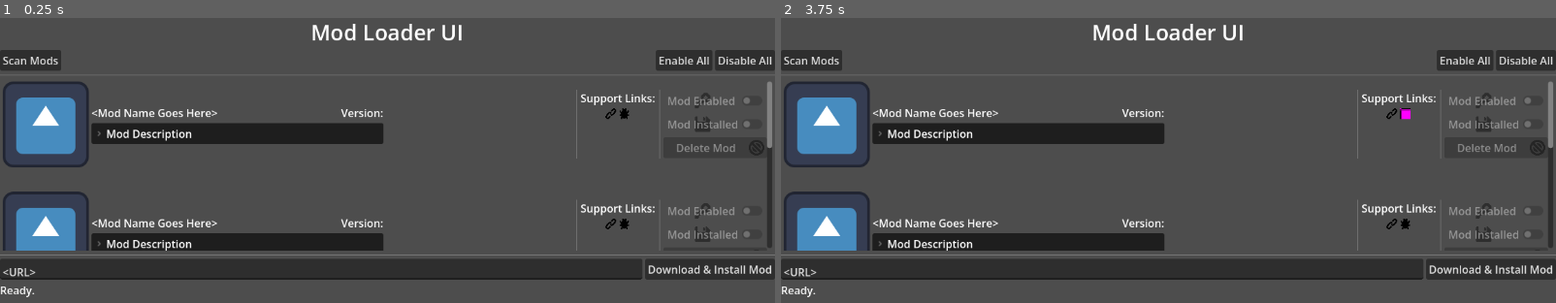
Above: before the commit, frames 1-2 (left to right).
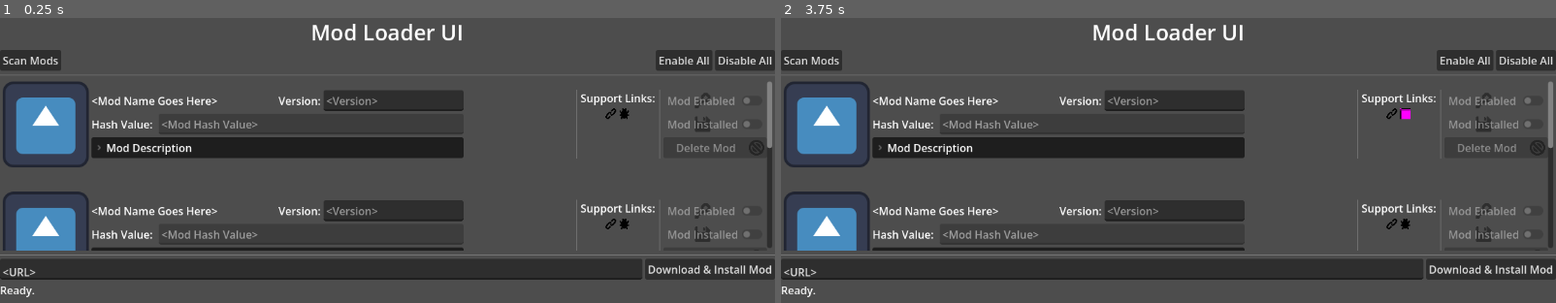
Above: after the commit, the same moments.

Repository: ScorpionInc/Godot-Mod-Loader
Game: Godot game, scene res://ModLoader/ModUI.tscn
Same seed, same stepped clock (60 frames per second), same inputs: the game is played once before the commit and once after it. The engine's default icon, where the game draws it, is replaced by a stand-in: a white triangle on a blue panel in a dark square.
Inputs (mouse positions are in pixels of both pictures, inside the frame that each line leads up to):
- Up to frame 1 (0.25 s): no input
- Up to frame 2 (3.75 s): click "Scan Mods" at 0.5 s; click "Enable All" at 1.25 s; click "Disable All" at 2 s; click (1393, 114) at 2.77 s; click (1408, 114) at 3.52 s

The runs differ from the first frame. In frame 1, 10% of the frame differs, in the area x 11-60%, y 25-82%; in frame 2, 10%.

Commit message:
Update ModUIPanel.tscn
Adds version and hash line edit fields

Diff:
--- a/ModLoader/ModUIPanel.tscn
+++ b/ModLoader/ModUIPanel.tscn
@@ -96,7 +96,7 @@
 offset_bottom = 128.0
 grow_horizontal = 2
 
-[node name="ContentsContainer" type="HBoxContainer" parent="MarginContainer" unique_id=1944658933]
+[node name="ContentsContainer" type="HFlowContainer" parent="MarginContainer" unique_id=950641170]
 layout_mode = 2
 
 [node name="IDHBoxContainer" type="HBoxContainer" parent="MarginContainer/ContentsContainer" unique_id=269972672]
@@ -129,9 +129,27 @@
 size_flags_horizontal = 3
 alignment = 2
 
-[node name="Label" type="Label" parent="MarginContainer/ContentsContainer/IDHBoxContainer/TextVBoxContainer/HBoxContainer/HFlowContainer" unique_id=3251003]
+[node name="VersionLabel" type="Label" parent="MarginContainer/ContentsContainer/IDHBoxContainer/TextVBoxContainer/HBoxContainer/HFlowContainer" unique_id=3251003]
 layout_mode = 2
 text = "Version:"
+
+[node name="VersionLineEdit" type="LineEdit" parent="MarginContainer/ContentsContainer/IDHBoxContainer/TextVBoxContainer/HBoxContainer/HFlowContainer" unique_id=1669227234]
+layout_mode = 2
+size_flags_horizontal = 3
+placeholder_text = "<Version>"
+
+[node name="HFlowContainer" type="HFlowContainer" parent="MarginContainer/ContentsContainer/IDHBoxContainer/TextVBoxContainer" unique_id=55100123]
+layout_mode = 2
+
+[node name="HashLabel" type="Label" parent="MarginContainer/ContentsContainer/IDHBoxContainer/TextVBoxContainer/HFlowContainer" unique_id=449677960]
+layout_mode = 2
+text = "Hash Value: "
+
+[node name="HashLineEdit" type="LineEdit" parent="MarginContainer/ContentsContainer/IDHBoxContainer/TextVBoxContainer/HFlowContainer" unique_id=968522051]
+layout_mode = 2
+size_flags_horizontal = 3
+placeholder_text = "<Mod Hash Value>"
+editable = false
 
 [node name="FoldableContainer" type="FoldableContainer" parent="MarginContainer/ContentsContainer/IDHBoxContainer/TextVBoxContainer" unique_id=272063948]
 layout_mode = 2
